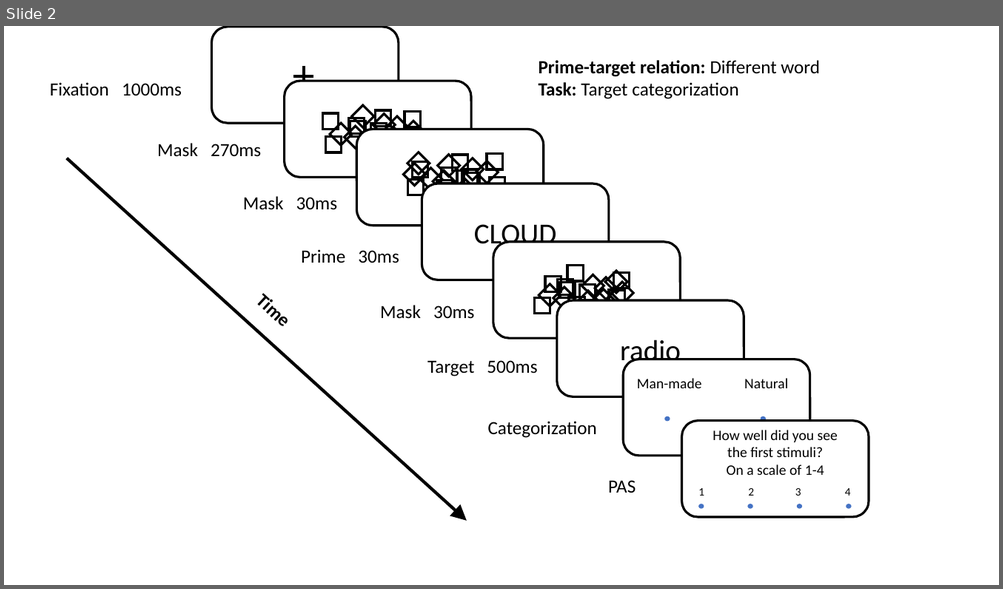
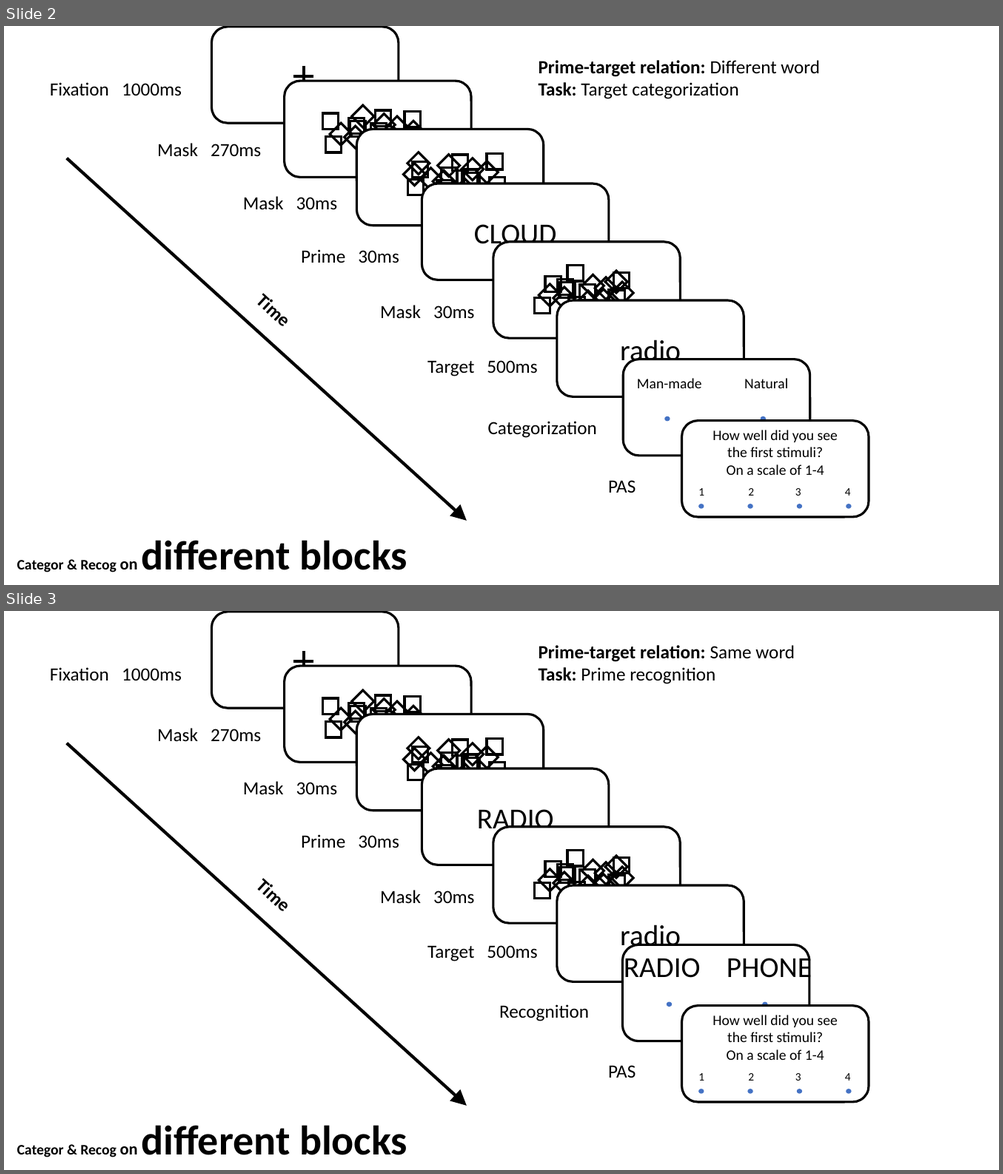
Before and after one commit to khenheller/subliminal_priming_w_motion_capture, a slide deck: paper/design figure.pptx. Shown one above the other, each under a label of ours: slide 2 before the commit, slides 2 and 3 after it. The pictures are 1003x589 and 1003x1174 pixels, drawn with LibreOffice and Linux fonts; fonts in the diff are those of the drawing. Boxes give left, top, right and bottom in pixels: in the first picture for what was removed or moved away, otherwise in the second. Text is boxed around its words. In the diff, an @@ line names an element or a change of style, - is before the commit and + after.

```diff
--- a/paper/design figure.pptx
+++ b/paper/design figure.pptx
@@ slide 3 added at (x1=4, y1=611, x2=999, y2=1170), background #FFFFFF @@
@@ rounded rectangle added at (x1=211, y1=612, x2=398, y2=708), fill #FFFFFF, outline #000000 2.25 pt @@
@@ line added from (304, 650) to (304, 671), #000000 3 pt @@
@@ text added at (x1=538, y1=645, x2=794, y2=684), 18 pt, text #000000, bold @@
+Prime-target relation: Same word
+Task: Prime recognition
@@ text added at (x1=50, y1=667, x2=182, y2=681), 18 pt, text #000000 @@
+Fixation 1000ms
@@ line added from (313, 661) to (293, 661), #000000 3 pt @@
@@ group added at (x1=284, y1=667, x2=472, y2=763): 16 rectangles, 1 rounded rectangle @@
@@ arrow added from (67, 743) to (466, 1106), #000000 3 pt @@
@@ text added at (x1=157, y1=728, x2=261, y2=742), 18 pt, text #000000 @@
+Mask 270ms
@@ group added at (x1=357, y1=714, x2=544, y2=810): 17 rectangles, 1 rounded rectangle @@
@@ text added at (x1=243, y1=781, x2=337, y2=795), 18 pt, text #000000 @@
+Mask 30ms
@@ rounded rectangle added at (x1=422, y1=769, x2=609, y2=865), fill #FFFFFF, outline #000000 2.25 pt @@
@@ text added at (x1=477, y1=809, x2=554, y2=836), 28 pt, text #000000 @@
+RADIO
@@ text added at (x1=301, y1=834, x2=398, y2=849), 18 pt, text #000000 @@
+Prime 30ms
@@ text added at (x1=237, y1=866, x2=358, y2=982), 18 pt, text #000000, bold @@
+Time
@@ group added at (x1=493, y1=827, x2=680, y2=923): 17 rectangles, 1 rounded rectangle @@
@@ text added at (x1=380, y1=890, x2=474, y2=904), 18 pt, text #000000 @@
+Mask 30ms
@@ rounded rectangle added at (x1=557, y1=886, x2=744, y2=982), fill #FFFFFF, outline #000000 2.25 pt @@
@@ text added at (x1=620, y1=925, x2=680, y2=953), 28 pt, text #000000 @@
+radio
@@ text added at (x1=427, y1=945, x2=537, y2=962), 18 pt, text #000000 @@
+Target 500ms
@@ text added at (x1=499, y1=1005, x2=589, y2=1022), 18 pt, text #000000 @@
+Recognition
@@ group added at (x1=623, y1=945, x2=811, y2=1042): 2 ellipses, 1 rounded rectangle, 1 text @@
+RADIO PHONE
@@ text added at (x1=608, y1=1065, x2=635, y2=1078), 18 pt, text #000000 @@
+PAS
@@ group added at (x1=681, y1=1005, x2=869, y2=1102): 4 ellipses, 2 texts, 1 rounded rectangle @@
+How well did you see the first stimuli?
+On a scale of 1-4
+1 2 3 4
@@ text added at (x1=17, y1=1125, x2=407, y2=1158), 40 pt, text #000000, bold @@
+Categor & Recog on different blocks
@@ slide 2 changed as well @@
@@ text added at (x1=17, y1=540, x2=407, y2=573), 40 pt, text #000000, bold @@
+Categor & Recog on different blocks
```
Also in this commit, not shown: 2 other slides changed, 2 other slides added.
